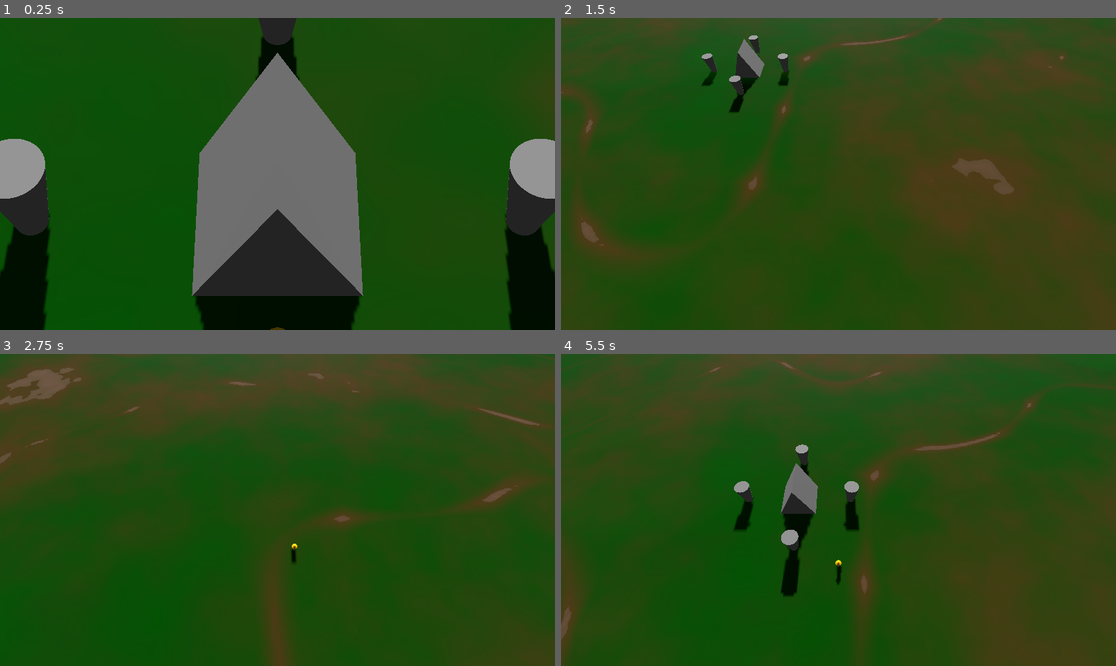
Above: before the commit, frames 1-4 (two rows, left to right).
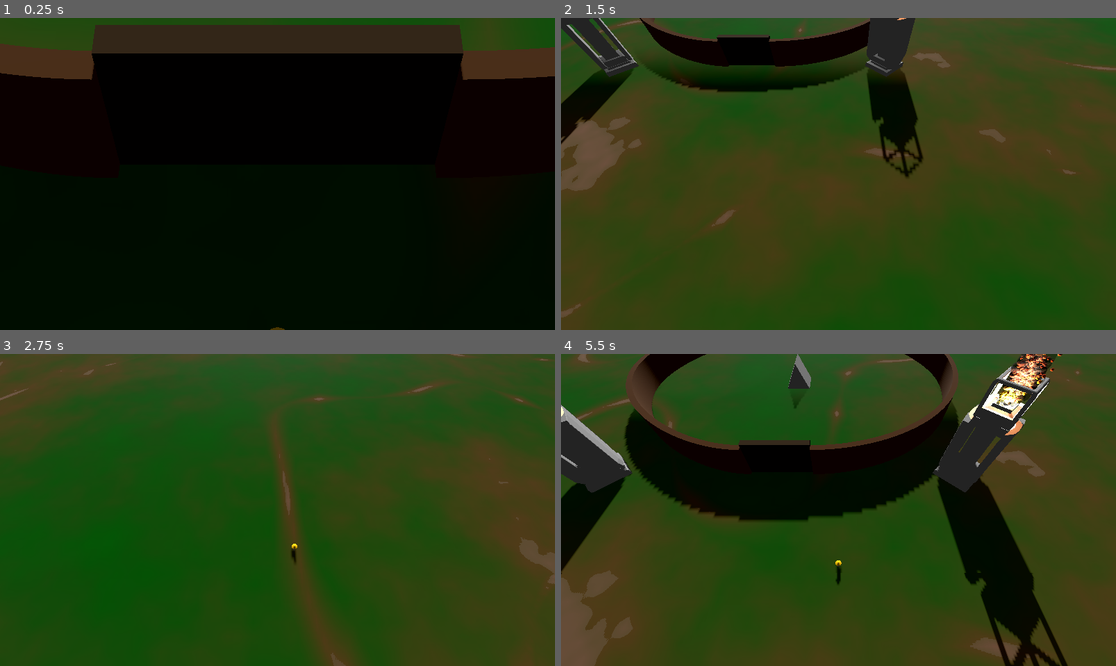
Above: after the commit, the same moments.

Repository: AngryCyboot/LD55
Game: Godot game, scene res://Main.tscn
Same seed, same stepped clock (60 frames per second), same inputs: the game is played once before the commit and once after it.
Inputs (mouse positions are in pixels of both pictures, inside the frame that each line leads up to):
- Up to frame 1 (0.25 s): no input
- Up to frame 2 (1.5 s): tap Enter (ui_accept) at 0.5, 0.77 s; move the mouse to (960, 158) at 0.52 s; hold D (East) 0.53-1.28 s; hold Space (Context) 0.53-1.28 s; click (960, 158) at 0.67 s; move the mouse to (727, 189) at 1.27 s; hold S (South) from 1.28 s (still down); tap Shift (Dash) at 1.35 s
- Up to frame 3 (2.75 s): tap Enter (ui_accept) at 1.52 s; move the mouse to (333, 441) at 2.02 s; release S (South) at 2.03 s; hold D (East) from 2.03 s (still down); hold F from 2.03 s (still down)
- Up to frame 4 (5.5 s): move the mouse to (810, 572) at 2.77 s; release D (East) at 2.78 s; release F at 2.78 s; hold W (North) 2.78-3.53 s; tap Space (Context) at 2.85 s; click (810, 572) at 2.92 s; tap Enter (ui_accept) at 3.02, 3.77, 4.52 s; move the mouse to (1005, 556) at 3.52 s; hold Shift (Dash) 3.53-4.28 s; hold A (West) 3.53-5.03 s; move the mouse to (672, 463) at 4.27 s; tap F at 4.35 s; move the mouse to (866, 510) at 5.02 s; hold S (South) from 5.03 s (still down); hold Space (Context) from 5.03 s (still down); click (866, 510) at 5.17 s

The runs differ from the first frame. In frame 1, 88% of the frame differs, in the area x 0-100%, y 0-100%; in frame 2, 38%; in frame 3, 25%; in frame 4, 58%.

Commit message:
Village prettyfication

Diff:
--- a/Main.tscn
+++ b/Main.tscn
@@ -27,6 +27,7 @@
 [node name="Village" parent="." instance=ExtResource("2_q44hr")]
 
 [node name="Char" parent="." node_paths=PackedStringArray("village") instance=ExtResource("3_fyrox")]
+transform = Transform3D(1, 0, 0, 0, 1, 0, 0, 0, 1, 0, 0.731142, 60.1205)
 village = NodePath("../Village")
 environement = SubResource("Environment_fxl0a")
 
@@ -38,7 +39,7 @@
 shadow_enabled = true
 
 [node name="PhantomCamera3D" type="Node3D" parent="."]
-transform = Transform3D(1, 0, 0, 0, 0.5373, 0.843391, 0, -0.843391, 0.5373, 0, 50.3401, 19.898)
+transform = Transform3D(1, 0, 0, 0, 0.5373, 0.843391, 0, -0.843391, 0.5373, 0, 50.3401, 80.0185)
 script = ExtResource("4_mt10q")
 priority_override = false
 priority = 0
@@ -54,6 +55,7 @@
 camera_3D_resource = null
 
 [node name="MainCam" parent="." instance=ExtResource("6_kbuh7")]
+transform = Transform3D(1, 0, 0, 0, 0.5373, 0.843391, 0, -0.843391, 0.5373, 0, 50.3401, 80.0185)
 current = true
 fov = 74.4163
 
--- a/Map/Totem.tscn
+++ b/Map/Totem.tscn
@@ -1,27 +1,79 @@
-[gd_scene load_steps=4 format=3 uid="uid://dgjwrwtls2s8l"]
+[gd_scene load_steps=16 format=3 uid="uid://dgjwrwtls2s8l"]
 
-[sub_resource type="CylinderMesh" id="CylinderMesh_ske0b"]
-top_radius = 2.0
-bottom_radius = 1.0
-height = 6.0
+[ext_resource type="Material" uid="uid://npry6wqsyid5" path="res://Material/RobotMat.tres" id="1_tqq4q"]
+[ext_resource type="ArrayMesh" uid="uid://c4w87s2bjwfmn" path="res://Map/Mesh/Pillar.obj" id="2_03fjg"]
 
 [sub_resource type="CylinderShape3D" id="CylinderShape3D_bhwoa"]
-height = 6.0
-radius = 2.0
+height = 54.8148
+radius = 12.3911
 
 [sub_resource type="CylinderShape3D" id="CylinderShape3D_n28a1"]
-height = 6.0
-radius = 6.0
+height = 53.8801
+radius = 11.3454
+
+[sub_resource type="StandardMaterial3D" id="StandardMaterial3D_g11v4"]
+transparency = 1
+vertex_color_use_as_albedo = true
+
+[sub_resource type="Curve" id="Curve_k7jx7"]
+_data = [Vector2(0, 0), 0.0, 0.0, 0, 0, Vector2(0.107296, 1), 0.0, 0.0, 0, 0, Vector2(0.44206, 0.736264), 0.0, 0.0, 0, 0, Vector2(1, 0), -5.28091, 0.0, 0, 0]
+point_count = 4
+
+[sub_resource type="CurveTexture" id="CurveTexture_m7dmp"]
+curve = SubResource("Curve_k7jx7")
+
+[sub_resource type="Gradient" id="Gradient_hvhqm"]
+offsets = PackedFloat32Array(0, 0.0780488, 0.219512, 0.595122, 0.931707)
+colors = PackedColorArray(1, 1, 1, 1, 0.757813, 0.6702, 0, 1, 0.765625, 0.235238, 0, 1, 0.293664, 0.0902281, 0, 1, 0, 0, 0, 1)
+
+[sub_resource type="GradientTexture1D" id="GradientTexture1D_nsski"]
+gradient = SubResource("Gradient_hvhqm")
+
+[sub_resource type="Curve" id="Curve_sp28o"]
+max_value = 2.65
+_data = [Vector2(0, 0.78022), 0.0, 0.0, 0, 0, Vector2(0.480687, 0.483516), 0.0, 0.0, 0, 0, Vector2(0.944206, 2.65), 0.0, 0.0, 0, 0]
+point_count = 3
+
+[sub_resource type="CurveTexture" id="CurveTexture_h58j7"]
+curve = SubResource("Curve_sp28o")
+
+[sub_resource type="Curve" id="Curve_1ydgd"]
+_data = [Vector2(0, 0), 0.0, 3.63462, 0, 0, Vector2(1, 1), 0.0, 0.0, 0, 0]
+point_count = 2
+
+[sub_resource type="CurveTexture" id="CurveTexture_sqkcl"]
+curve = SubResource("Curve_1ydgd")
+
+[sub_resource type="ParticleProcessMaterial" id="ParticleProcessMaterial_y0b1a"]
+emission_shape_scale = Vector3(2.8, 0.5, 2.8)
+emission_shape = 3
+emission_box_extents = Vector3(1, 1, 1)
+direction = Vector3(0, 1, 0)
+initial_velocity_max = 7.69
+gravity = Vector3(0, 15, 0)
+damping_min = 3.0
+damping_max = 15.0
+scale_curve = SubResource("CurveTexture_h58j7")
+color_ramp = SubResource("GradientTexture1D_nsski")
+alpha_curve = SubResource("CurveTexture_m7dmp")
+turbulence_enabled = true
+turbulence_noise_scale = 6.0
+turbulence_noise_speed = Vector3(1, 0.5, 1)
+turbulence_influence_over_life = SubResource("CurveTexture_sqkcl")
+
+[sub_resource type="SphereMesh" id="SphereMesh_7s6gv"]
 
 [node name="Totem" type="MeshInstance3D" groups=["Totem"]]
-transform = Transform3D(1, 0, 0, 0, 1, 0, 0, 0, 1, 15, 3, 0)
-mesh = SubResource("CylinderMesh_ske0b")
+transform = Transform3D(0.6, 0, 0, 0, 0.6, 0, 0, 0, 0.6, 0, 0, 0)
+material_override = ExtResource("1_tqq4q")
+mesh = ExtResource("2_03fjg")
 
 [node name="Collision" type="StaticBody3D" parent="."]
 collision_layer = 8
 collision_mask = 35
 
 [node name="CollisionShape3D" type="CollisionShape3D" parent="Collision"]
+transform = Transform3D(1, 0, 0, 0, 1, 0, 0, 0, 1, 0, 21.7552, 0)
 shape = SubResource("CylinderShape3D_bhwoa")
 
 [node name="DamageArea" type="Area3D" parent="."]
@@ -29,4 +81,37 @@
 collision_mask = 35
 
 [node name="CollisionShape3D" type="CollisionShape3D" parent="DamageArea"]
+transform = Transform3D(1, 0, 0, 0, 1, 0, 0, 0, 1, 0, 21.1895, 0)
 shape = SubResource("CylinderShape3D_n28a1")
+
+[node name="GPUParticles3D" type="GPUParticles3D" parent="."]
+transform = Transform3D(1, 0, 0, 0, 1, 0, 0, 0, 1, 0, 38.6453, 0)
+material_override = SubResource("StandardMaterial3D_g11v4")
+amount = 500
+lifetime = 5.0
+preprocess = 2.2
+randomness = 0.23
+process_material = SubResource("ParticleProcessMaterial_y0b1a")
+draw_pass_1 = SubResource("SphereMesh_7s6gv")
+
+[node name="OmniLight3D" type="OmniLight3D" parent="GPUParticles3D"]
+transform = Transform3D(1, 0, 0, 0, 1, 0, 0, 0, 1, 0, 0.0808525, 0)
+light_color = Color(1, 0.815686, 0.619608, 1)
+light_energy = 50.0
+light_size = 1.0
+shadow_enabled = true
+shadow_bias = 5.442
+shadow_normal_bias = 0.0
+shadow_blur = 0.0
+omni_range = 79.9826
+
+[node name="OmniLight3D2" type="OmniLight3D" parent="GPUParticles3D"]
+transform = Transform3D(1, 0, 0, 0, 1, 0, 0, 0, 1, 0, 2.13266, 0)
+light_color = Color(1, 0.568627, 0.305882, 1)
+light_energy = 20.0
+light_size = 1.0
+shadow_enabled = true
+shadow_bias = 5.442
+shadow_normal_bias = 0.0
+shadow_blur = 0.0
+omni_range = 29.869
--- a/Map/Village.tscn
+++ b/Map/Village.tscn
@@ -9,6 +9,22 @@
 [sub_resource type="CylinderShape3D" id="CylinderShape3D_bqpsl"]
 height = 20.0
 radius = 6.0
+
+[sub_resource type="Curve3D" id="Curve3D_4b8af"]
+_data = {
+"points": PackedVector3Array(0, 0, 0, 30, 0, 0, 10, 0, 55, 0, 0, 30, 0, 0, -30, 65, 0, 0, 30, 0, 0, -30, 0, 0, 0, 0, -65, 0, 0, -30, 0, 0, 30, -65, 0, 0, -20, 0, 0, 0, 0, 0, -10, 0, 55),
+"tilts": PackedFloat32Array(0, 0, 0, 0, 0)
+}
+point_count = 5
+
+[sub_resource type="StandardMaterial3D" id="StandardMaterial3D_jctr5"]
+albedo_color = Color(0.290196, 0.184314, 0.0823529, 1)
+
+[sub_resource type="StandardMaterial3D" id="StandardMaterial3D_md6qd"]
+albedo_color = Color(0.203922, 0.152941, 0.0666667, 1)
+
+[sub_resource type="BoxMesh" id="BoxMesh_lqe8y"]
+size = Vector3(20, 12, 2)
 
 [node name="Village" type="MeshInstance3D"]
 transform = Transform3D(1, 0, 0, 0, 1, 0, 0, 0, 1, 0, 0, -8.73675)
@@ -22,16 +38,49 @@
 [node name="CollisionShape3D" type="CollisionShape3D" parent="StaticBody3D"]
 shape = SubResource("CylinderShape3D_bqpsl")
 
-[node name="Totem" parent="." instance=ExtResource("1_fdyty")]
+[node name="SpawnPoint" type="Node3D" parent="."]
+transform = Transform3D(1, 0, 0, 0, 1, 0, 0, 0, 1, 0, 0, 63.4356)
 
-[node name="Totem2" parent="." instance=ExtResource("1_fdyty")]
-transform = Transform3D(1, 0, 0, 0, 1, 0, 0, 0, 1, -15, 3, 0)
+[node name="Path3D" type="Path3D" parent="."]
+curve = SubResource("Curve3D_4b8af")
 
-[node name="Totem3" parent="." instance=ExtResource("1_fdyty")]
-transform = Transform3D(1, 0, 0, 0, 1, 0, 0, 0, 1, 0, 3, 15)
+[node name="CSGPolygon3D" type="CSGPolygon3D" parent="Path3D"]
+material_override = SubResource("StandardMaterial3D_jctr5")
+use_collision = true
+collision_layer = 8
+collision_mask = 35
+polygon = PackedVector2Array(0, 0, 0, 10, 2, 10, 2, 0)
+mode = 2
+path_node = NodePath("..")
+path_interval_type = 0
+path_interval = 1.0
+path_simplify_angle = 0.0
+path_rotation = 2
+path_local = true
+path_continuous_u = true
+path_u_distance = 1.0
+path_joined = false
 
-[node name="Totem4" parent="." instance=ExtResource("1_fdyty")]
-transform = Transform3D(1, 0, 0, 0, 1, 0, 0, 0, 1, 0, 3, -15)
+[node name="MeshInstance3D" type="MeshInstance3D" parent="Path3D"]
+transform = Transform3D(1, 0, 0, 0, 1, 0, 0, 0, 1, 0, 5, 55)
+material_override = SubResource("StandardMaterial3D_md6qd")
+mesh = SubResource("BoxMesh_lqe8y")
 
-[node name="SpawnPoint" type="Node3D" parent="."]
-transform = Transform3D(1, 0, 0, 0, 1, 0, 0, 0, 1, 0, 0, 40.5982)
+[node name="Totems" type="Node3D" parent="."]
+transform = Transform3D(0.707107, 0, 0.707107, 0, 1, 0, -0.707107, 0, 0.707107, 0, 0, 0)
+
+[node name="Totem" parent="Totems" instance=ExtResource("1_fdyty")]
+transform = Transform3D(0.6, 0, 0, 0, 0.6, 0, 0, 0, 0.6, 80, 0, 0)
+skeleton = NodePath("../..")
+
+[node name="Totem2" parent="Totems" instance=ExtResource("1_fdyty")]
+transform = Transform3D(0.6, 0, 0, 0, 0.6, 0, 0, 0, 0.6, -80, 0, 0)
+skeleton = NodePath("../..")
+
+[node name="Totem3" parent="Totems" instance=ExtResource("1_fdyty")]
+transform = Transform3D(-2.62268e-08, 0, 0.6, 0, 0.6, 0, -0.6, 0, -2.62268e-08, 0, 0, 80)
+skeleton = NodePath("../..")
+
+[node name="Totem4" parent="Totems" instance=ExtResource("1_fdyty")]
+transform = Transform3D(-2.62268e-08, 0, 0.6, 0, 0.6, 0, -0.6, 0, -2.62268e-08, 0, 0, -80)
+skeleton = NodePath("../..")
Not shown, added: Map/Mesh/Pillar.obj
Not shown, added: Map/Mesh/Pillar.obj.import
Not shown: 1 places in Map/Village.tscn that only renumber resources
